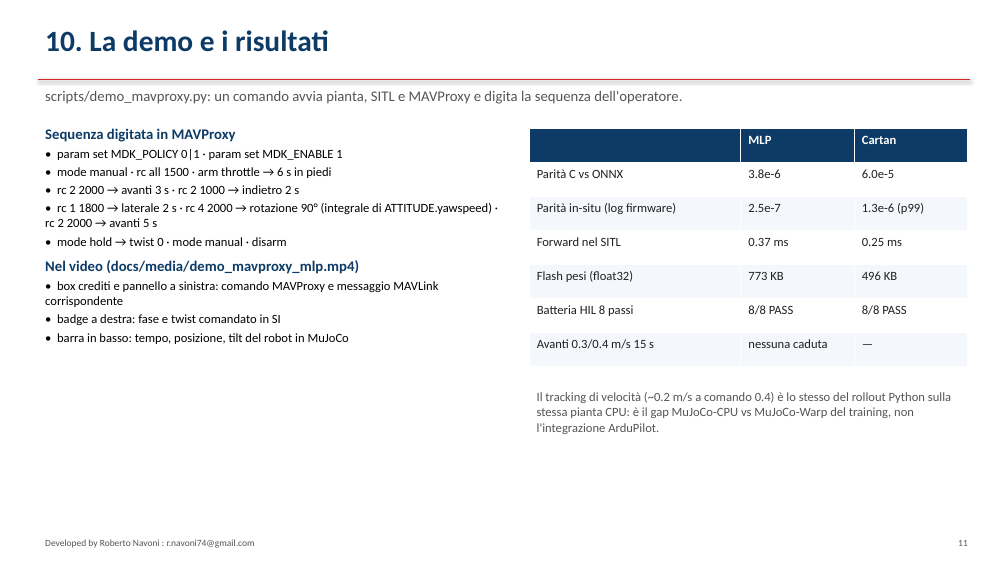
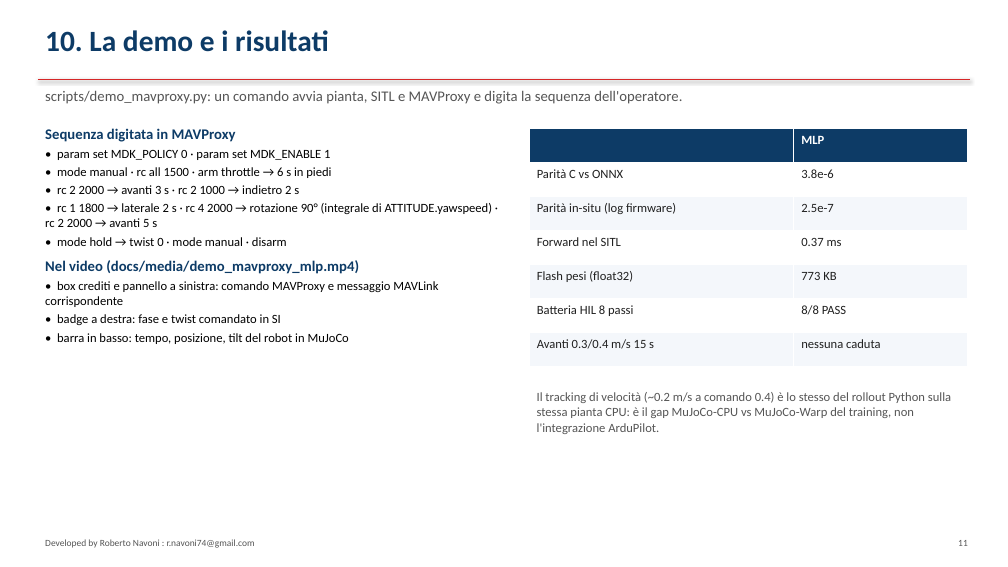
Before and after one commit to virtualrobotix/Arudpilot-Neural-Mixer, a slide deck: slide 11 of docs/architettura-integrazione.pptx. Drawn at 1008x567 pixels with LibreOffice and Linux fonts; fonts in the diff are those of the drawing. Boxes give left, top, right and bottom in pixels: in the first picture for what was removed or moved away, otherwise in the second. Text is boxed around its words. In the diff, an @@ line names an element or a change of style, - is before the commit and + after.

```diff
--- a/docs/architettura-integrazione.pptx
+++ b/docs/architettura-integrazione.pptx
@@ table at (x1=529, y1=129, x2=968, y2=367) @@
-column 3: Cartan | 6.0e-5 | 1.3e-6 (p99) | 0.25 ms | 496 KB | 8/8 PASS | —
@@ text at (x1=57, y1=150, x2=330, y2=160): text changed @@
-• param set MDK_POLICY 0|1 · param set MDK_ENABLE 1
+• param set MDK_POLICY 0 · param set MDK_ENABLE 1
```
Also in this commit, not shown: 6 other slides changed, 8 other files.
